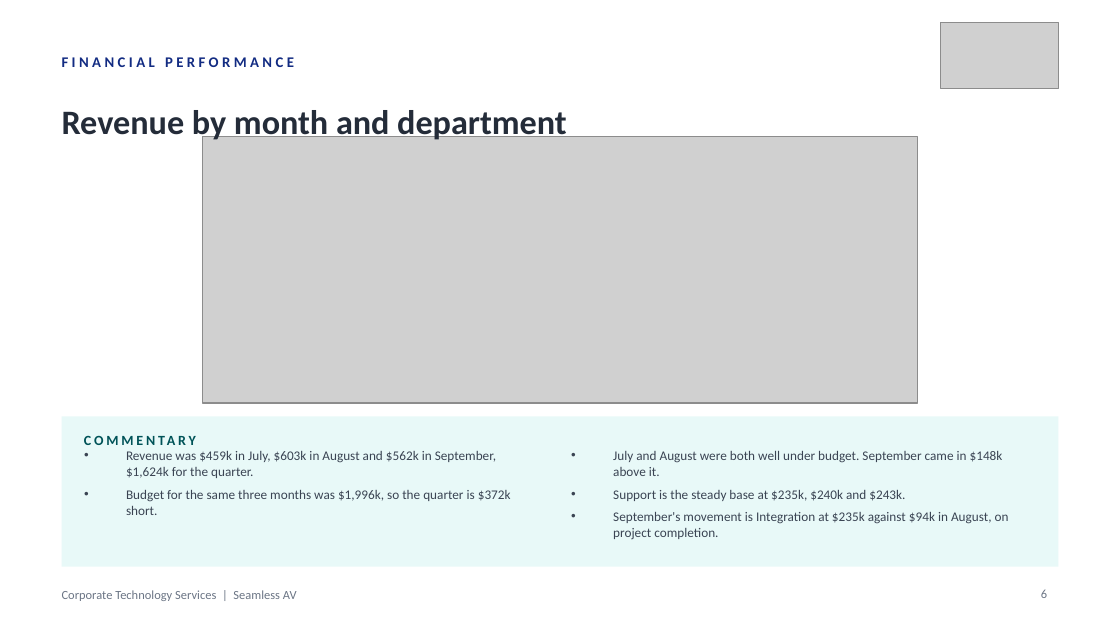
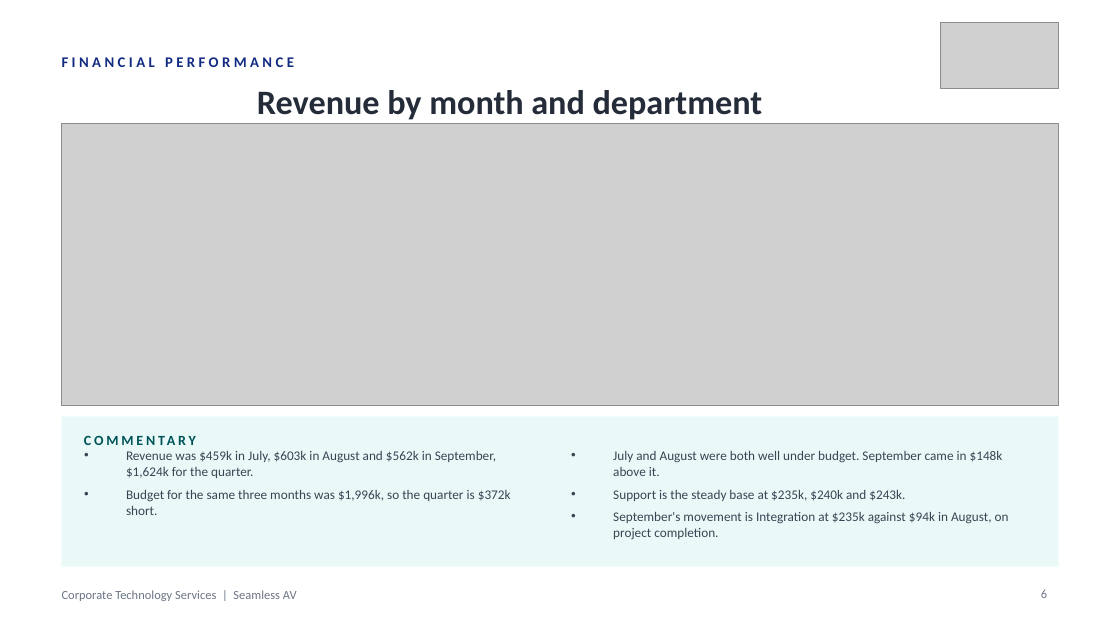
Before and after one commit to WesleyNelson-O33/Claude, a slide deck: slide 6 of deck/CTS Monthly Business Review - 30092026.pptx. Drawn at 1120x630 pixels with LibreOffice and Linux fonts; fonts in the diff are those of the drawing; grey boxes stand for pictures. Boxes give left, top, right and bottom in pixels: in the first picture for what was removed or moved away, otherwise in the second. Text is boxed around its words. In the diff, an @@ line names an element or a change of style, - is before the commit and + after.

```diff
--- a/deck/CTS Monthly Business Review - 30092026.pptx
+++ b/deck/CTS Monthly Business Review - 30092026.pptx
@@ text "Revenue by month and department" at [257,90,763,120]: alignment left to centre @@
@@ picture: place and size @@
-picture at [203,137,917,403]
+picture at [62,123,1058,405]
```
Also in this commit, not shown: 25 other slides changed, 21 other files.
